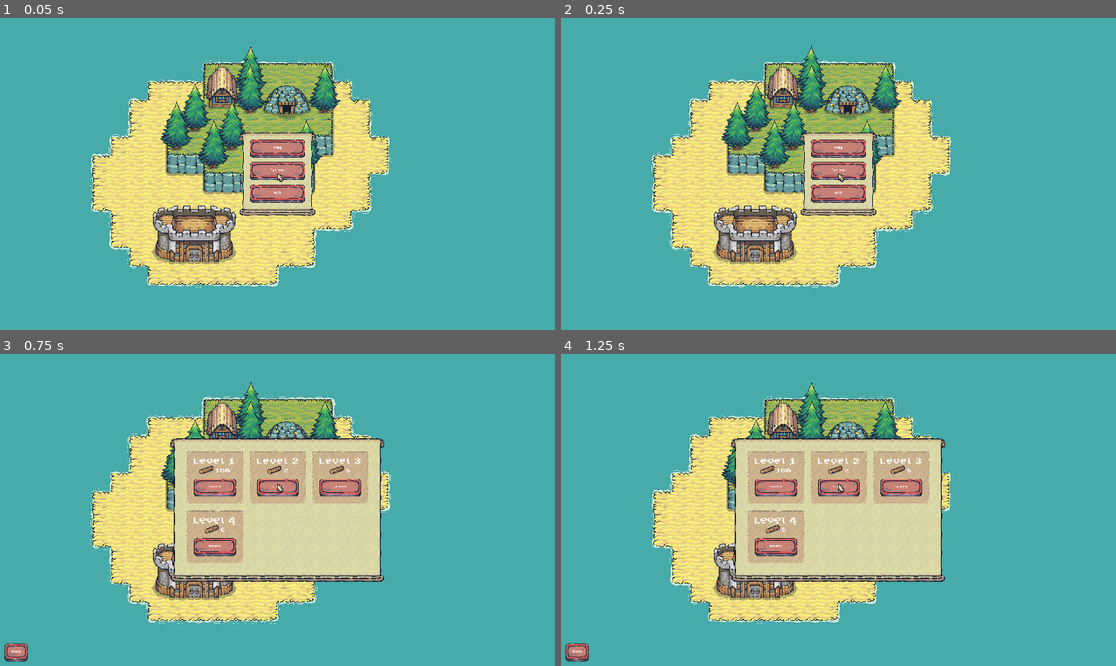
Above: before the commit, frames 1-4 (two rows, left to right).
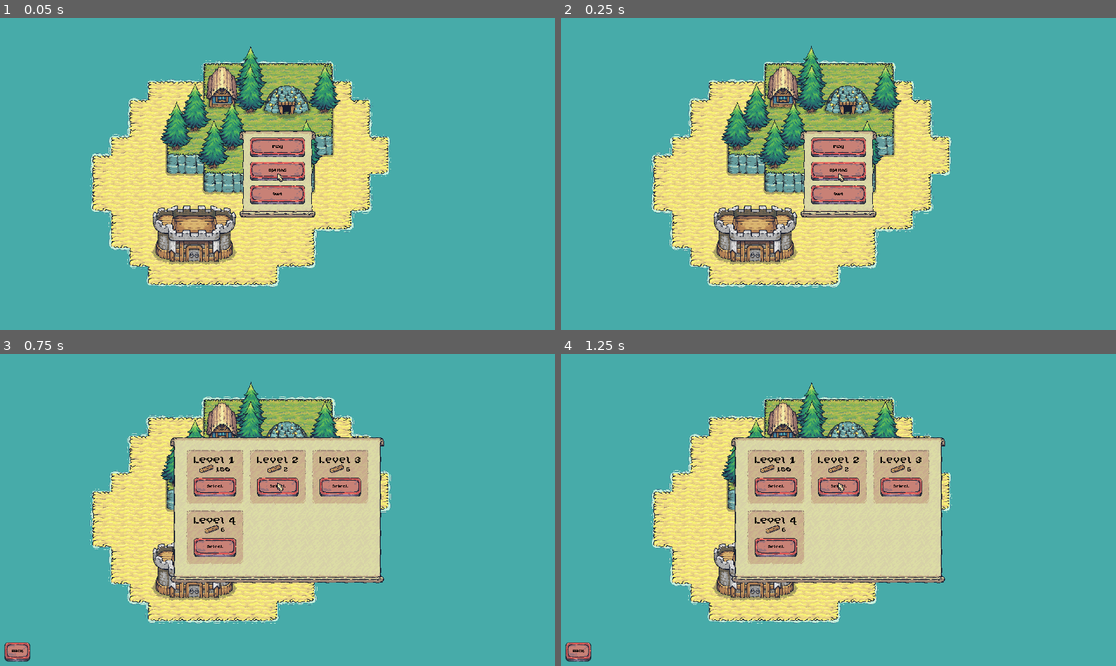
Above: after the commit, the same moments.

Repository: juanlangley/godot-puzzle-island
Game: Godot game, scene res://scenes/ui/main_menu.tscn
Two runs of this game, one before a commit and one after it. Both use one fixed random seed, a clock stepped at 60 frames per second and the inputs below. Sound files missing from this copy of the repository are replaced by a short silence.
Inputs:
- Up to frame 1 (0.05 s): no input
- Up to frame 2 (0.25 s): no input
- Up to frame 3 (0.75 s): click "Play" at 0.5 s
- Up to frame 4 (1.25 s): no input

The runs differ from the first frame. In frame 1, 1.5% of the frame differs, in the area x 43-57%, y 36-64%; in frame 2, 1.5%; in frame 3, 2.7%, in the area x 0-70%, y 26-99%; in frame 4, 2.7%.

Commit message:
change color fonts

Diff:
--- a/resources/theme.tres
+++ b/resources/theme.tres
@@ -68,17 +68,21 @@
 [resource]
 default_font = ExtResource("3_886mr")
 default_font_size = 16
-Button/colors/font_color = Color(1, 1, 1, 1)
-Button/colors/font_focus_color = Color(1, 1, 1, 1)
-Button/colors/font_hover_color = Color(1, 1, 1, 1)
-Button/colors/font_hover_pressed_color = Color(1, 1, 1, 1)
-Button/colors/font_pressed_color = Color(1, 1, 1, 1)
+Button/colors/font_color = Color(0, 0, 0, 1)
+Button/colors/font_focus_color = Color(0, 0, 0, 1)
+Button/colors/font_hover_color = Color(0, 0, 0, 1)
+Button/colors/font_hover_pressed_color = Color(0, 0, 0, 1)
+Button/colors/font_pressed_color = Color(0, 0, 0, 1)
+Button/font_sizes/font_size = 20
+Button/fonts/font = ExtResource("3_886mr")
 Button/styles/focus = SubResource("StyleBoxEmpty_aaf3v")
 Button/styles/hover = SubResource("StyleBoxTexture_aaf3v")
 Button/styles/hover_pressed = SubResource("StyleBoxTexture_yp2uj")
 Button/styles/normal = SubResource("StyleBoxTexture_owntx")
 Button/styles/pressed = SubResource("StyleBoxTexture_yp2uj")
+Label/colors/font_color = Color(0, 0, 0, 1)
 OptionLabel/base_type = &"Label"
+OptionLabel/colors/font_color = Color(0, 0, 0, 1)
 OptionLabel/font_sizes/font_size = 32
 PanelContainer/styles/panel = SubResource("StyleBoxTexture_v1bdg")
 PanelContainerAlternative/base_type = &"PanelContainer"
--- a/scenes/ui/building_selection.tscn
+++ b/scenes/ui/building_selection.tscn
@@ -53,7 +53,7 @@
 theme_override_colors/font_shadow_color = Color(0.61960787, 0.5294118, 0.4627451, 1)
 theme_override_constants/shadow_offset_x = 2
 theme_override_constants/shadow_offset_y = 1
-theme_override_font_sizes/font_size = 16
+theme_override_font_sizes/font_size = 18
 text = "Gathers wood"
 horizontal_alignment = 1
 
--- a/scenes/ui/level_complete_screen.tscn
+++ b/scenes/ui/level_complete_screen.tscn
@@ -39,6 +39,7 @@
 
 [node name="Label" type="Label" parent="MarginContainer/VBoxContainer/RibbonContainer"]
 layout_mode = 2
+theme_override_colors/font_color = Color(1, 1, 1, 1)
 theme_override_font_sizes/font_size = 32
 text = "LEVEL COMPLETE!"
 
